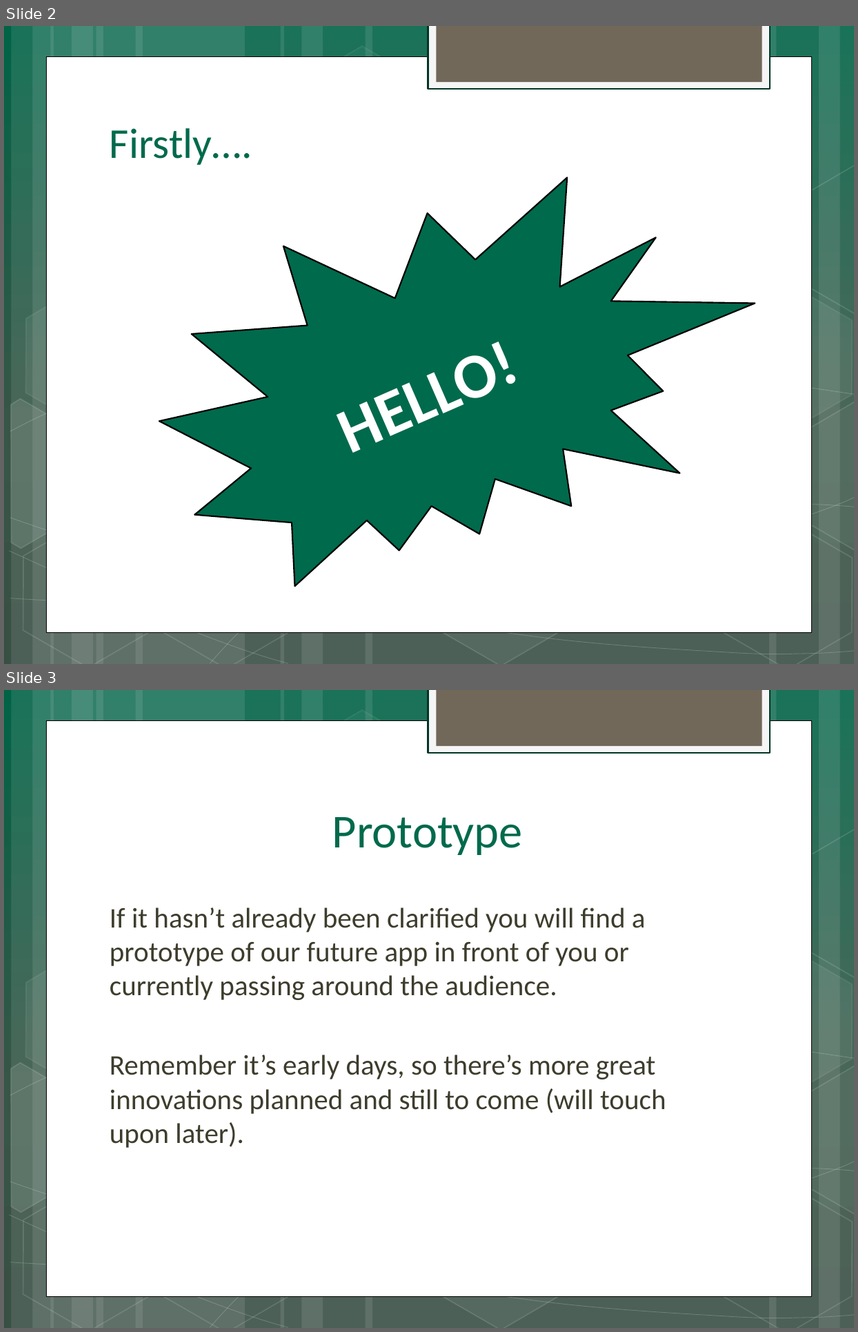
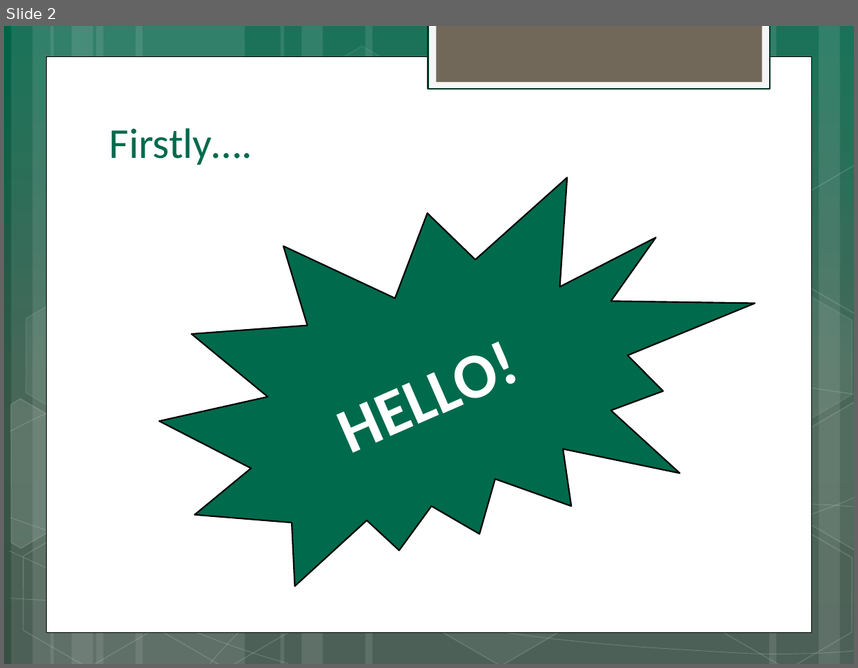
Before and after one commit to d-baranowski/Team-2, a slide deck: Powerpoint for Dragons Den/Dragons Den Presentation.pptx. Shown one above the other, each under a label of ours: slides 2 and 3 before the commit, slide 2 after it. The pictures are 858x1332 and 858x668 pixels, drawn with LibreOffice and Linux fonts; fonts in the diff are those of the drawing. Boxes give left, top, right and bottom in pixels: in the first picture for what was removed or moved away, otherwise in the second. Text is boxed around its words. In the diff, an @@ line names an element or a change of style, - is before the commit and + after.

```diff
--- a/Powerpoint for Dragons Den/Dragons Den Presentation.pptx
+++ b/Powerpoint for Dragons Den/Dragons Den Presentation.pptx
@@ slide 3 removed at box(4, 690, 854, 1328), background gradient #006347 to #375648 to #385044; not listed: 31 template elements that a slide beside it also shows @@
@@ title removed at box(332, 817, 523, 855) @@
-Prototype
@@ text removed at box(110, 907, 666, 1147) @@
-If it hasn’t already been clarified you will find a prototype of our future app in front of you or currently passing around the audience.
-Remember it’s early days, so there’s more great innovations planned and still to come (will touch upon later).
```
Also in this commit, not shown: 1 slide changed, 12 slides added, 4 other slides removed.
